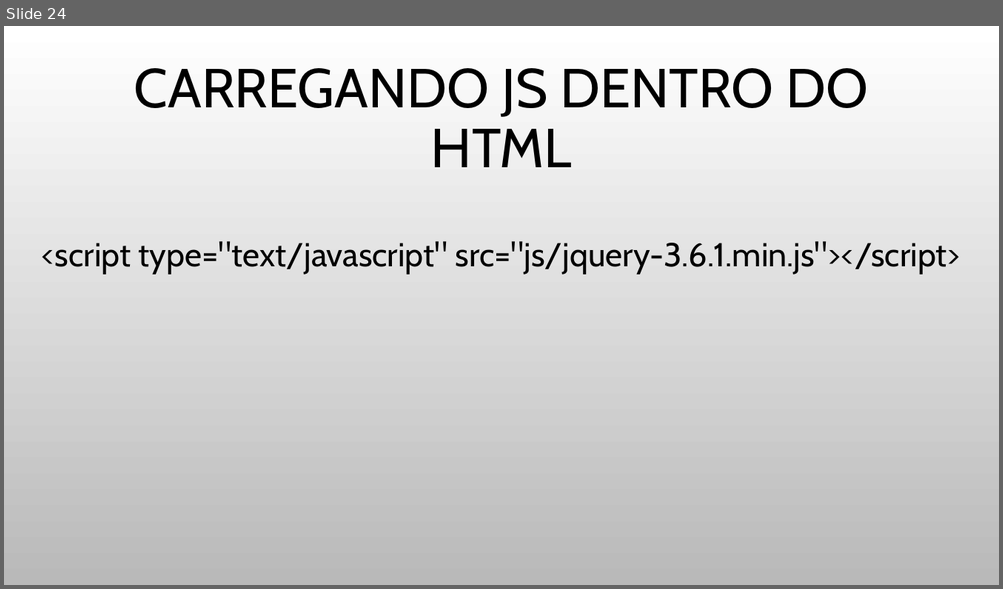
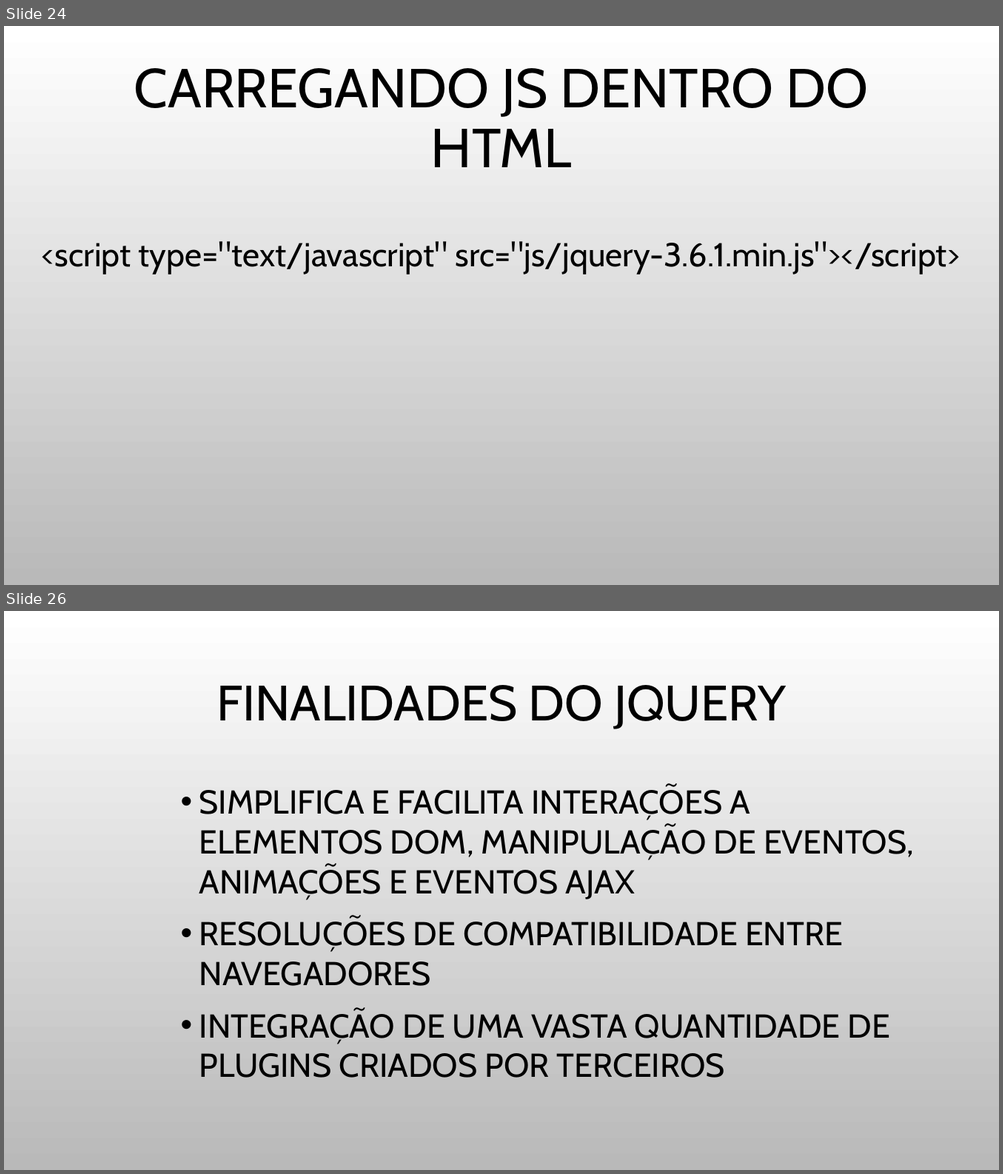
Before and after one commit to JulioCR-Oliveira/Trabalho-Topicos-Especiais, a slide deck: Arquivos/INTRODUÇÃO A FRONT-END.pptx. Shown one above the other, each under a label of ours: slide 24 before the commit, slides 24 and 26 after it; the slides between them are not shown. The pictures are 1003x589 and 1003x1174 pixels, drawn with LibreOffice and Linux fonts; fonts in the diff are those of the drawing; background and template pictures are left out. Boxes give left, top, right and bottom in pixels: in the first picture for what was removed or moved away, otherwise in the second. Text is boxed around its words. In the diff, an @@ line names an element or a change of style, - is before the commit and + after.

```diff
--- a/Arquivos/INTRODUÇÃO A FRONT-END.pptx
+++ b/Arquivos/INTRODUÇÃO A FRONT-END.pptx
@@ slide 26 added at (x1=4, y1=611, x2=999, y2=1170), background picture (left out) @@
@@ title added at (x1=216, y1=685, x2=785, y2=729), 48 pt, text #000000 @@
+FINALIDADES DO JQUERY
@@ text added at (x1=199, y1=786, x2=913, y2=1078), 32 pt, text #000000 @@
+• SIMPLIFICA E FACILITA INTERAÇÕES A ELEMENTOS DOM, MANIPULAÇÃO DE EVENTOS, ANIMAÇÕES E EVENTOS AJAX
+• RESOLUÇÕES DE COMPATIBILIDADE ENTRE NAVEGADORES
+• INTEGRAÇÃO DE UMA VASTA QUANTIDADE DE PLUGINS CRIADOS POR TERCEIROS
```
Also in this commit, not shown: 1 other slide added, 1 other file.
